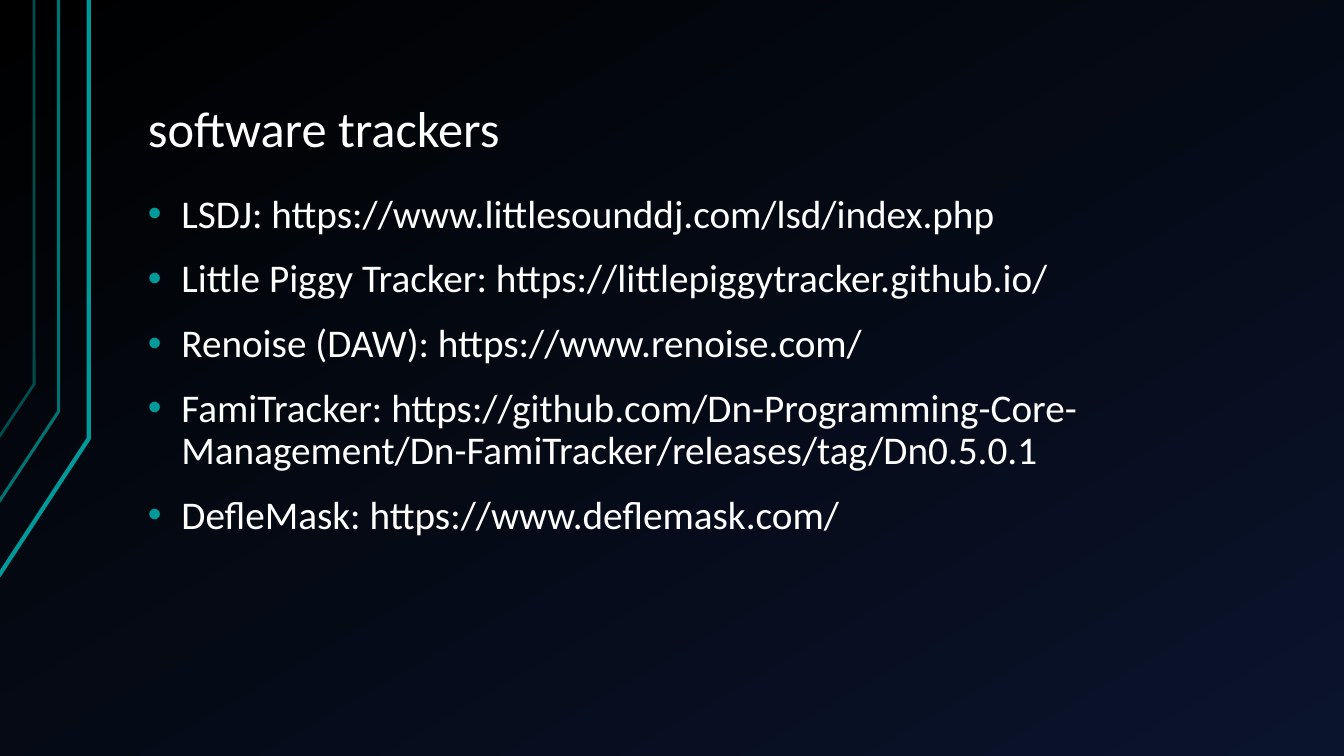
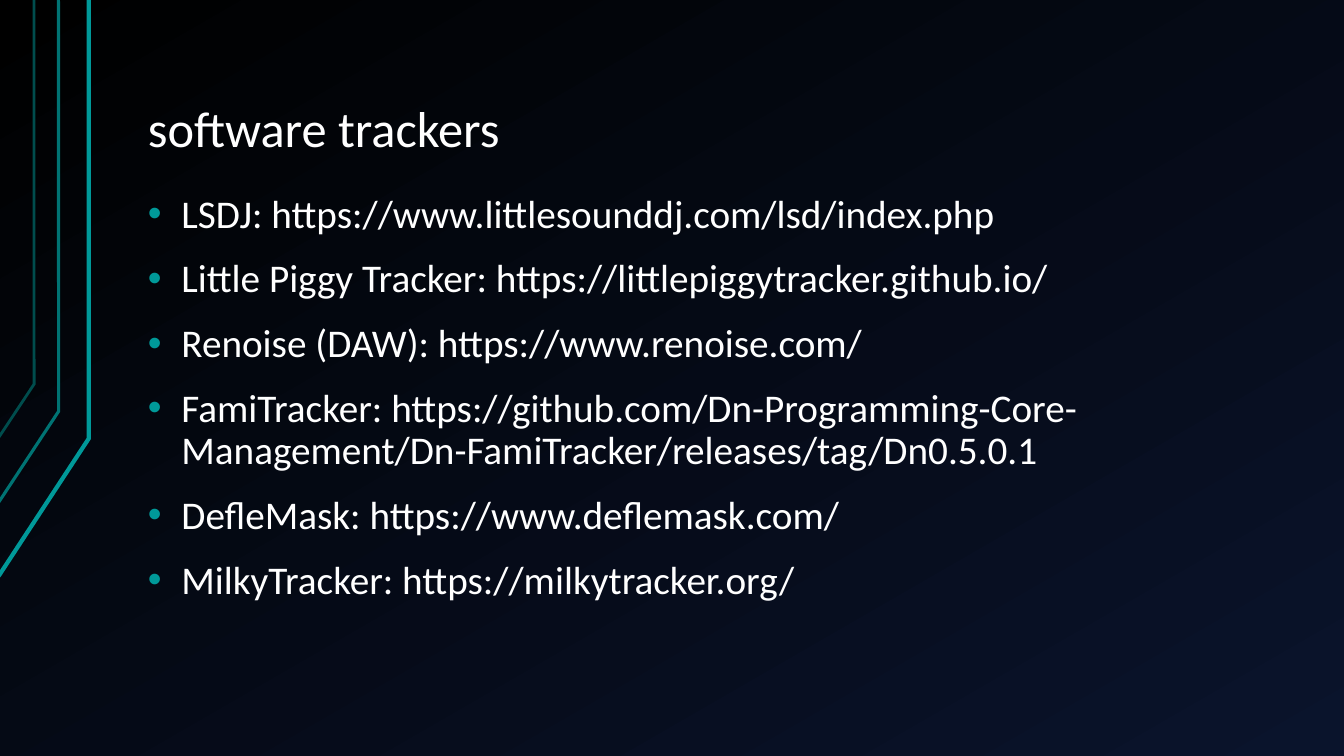
Before and after one commit to jegasus/m8-tracker-workshop, a slide deck: slide 21 of slides_v1.odp (slide 17 before the commit). Drawn at 1344x756 pixels with LibreOffice and Linux fonts; fonts in the diff are those of the drawing. Boxes give left, top, right and bottom in pixels: in the first picture for what was removed or moved away, otherwise in the second. Text is boxed around its words. In the diff, an @@ line names an element or a change of style, - is before the commit and + after.

```diff
--- a/slides_v1.odp
+++ b/slides_v1.odp
@@ text at (x1=181, y1=566, x2=794, y2=601): paragraph added @@
+• MilkyTracker: https://milkytracker.org/
```
Also in this commit, not shown: 6 other slides changed, 6 slides added, 2 slides removed, 1 other file.
